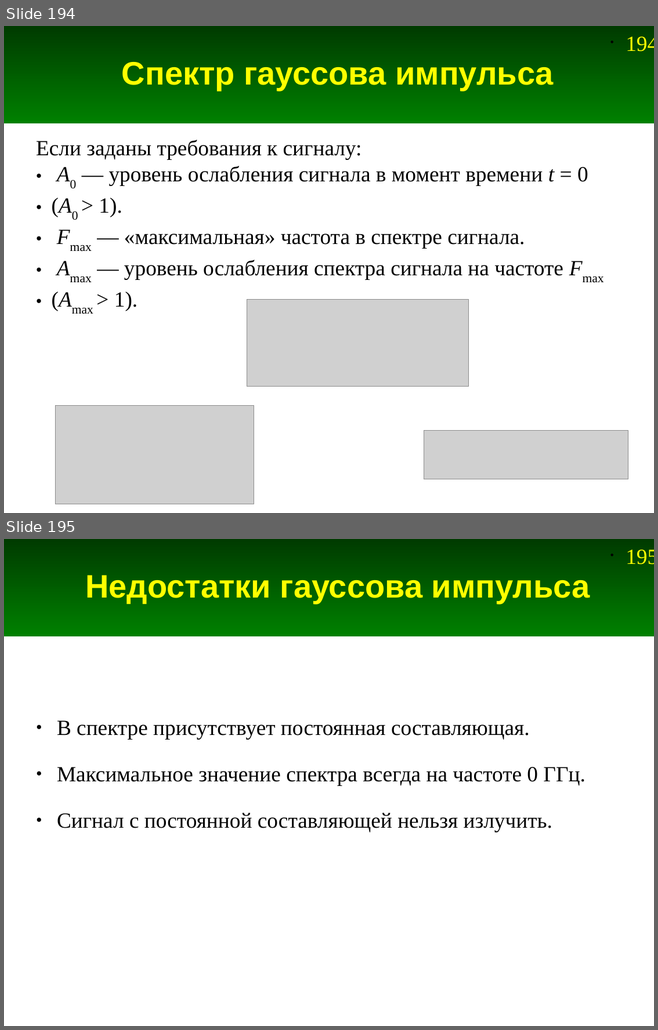
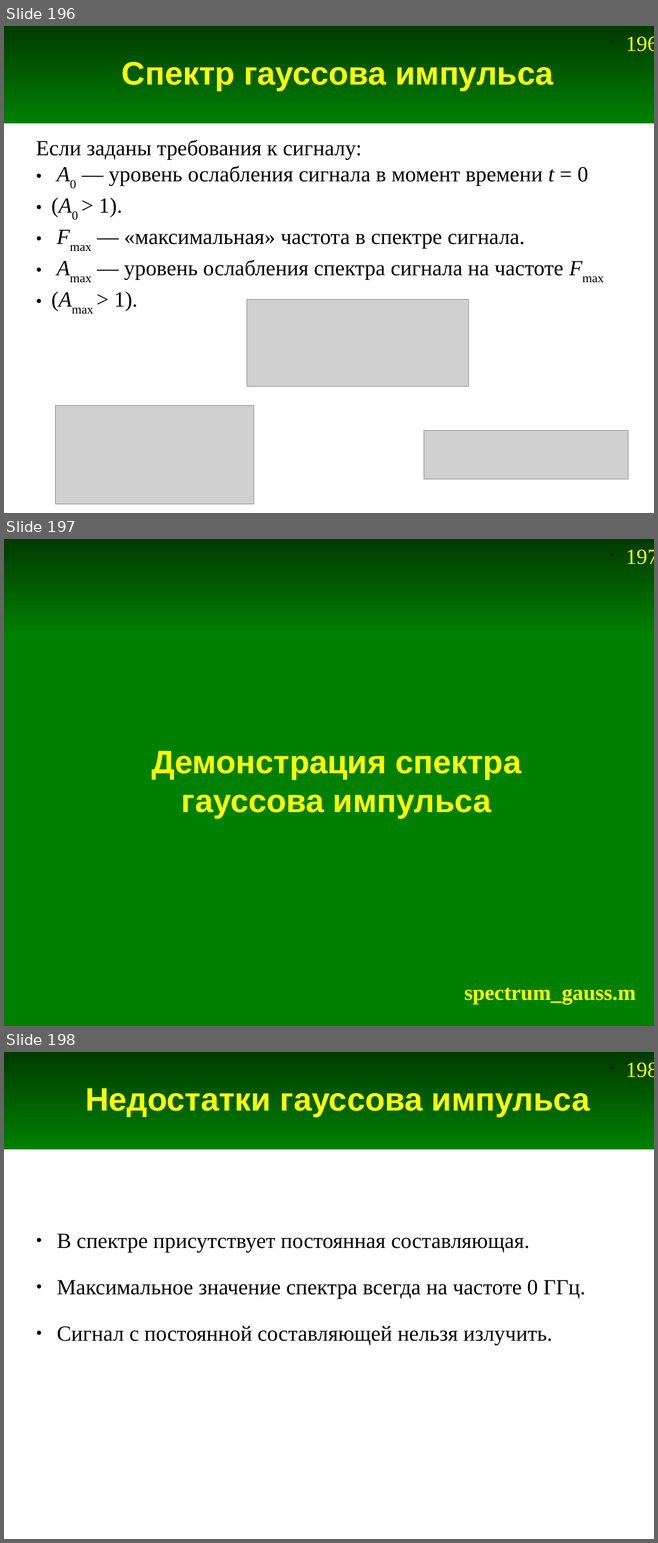
Before and after one commit to andris0147sv/modelling, a slide deck: presentations/2. FDTD.odp. Shown one above the other, each under a label of ours: slides 194 and 195 before the commit, slides 196, 197 and 198 after it. The pictures are 658x1030 and 658x1543 pixels, drawn with LibreOffice and Linux fonts; fonts in the diff are those of the drawing; grey boxes stand for pictures. Boxes give left, top, right and bottom in pixels: in the first picture for what was removed or moved away, otherwise in the second. Text is boxed around its words. In the diff, an @@ line names an element or a change of style, - is before the commit and + after.

```diff
--- a/presentations/2. FDTD.odp
+++ b/presentations/2. FDTD.odp
@@ slide 197 added at [4,539,654,1026], background #FFFFFF; not listed: 2 template elements that a slide beside it also shows @@
@@ rectangle added at [4,634,654,1026], fill #008000, outline #008000 0 pt @@
@@ title added at [151,751,521,818], 36 pt, text #FFFF00, bold @@
+Демонстрация спектра
+гауссова импульса
@@ text added at [464,988,636,1004], 24 pt, text #FFFF00, bold @@
+spectrum_gauss.m
@@ what was slide 194 is now slide 196 @@
@@ page number at [625,36,654,52]: text changed @@
-• 194
+• 196
@@ what was slide 195 is now slide 198 @@
@@ page number at [625,1062,654,1078]: text changed @@
-• 195
+• 198
```
Also in this commit, not shown: 11 slides changed, 7 other slides added, 1 slide removed, 8 other files.
